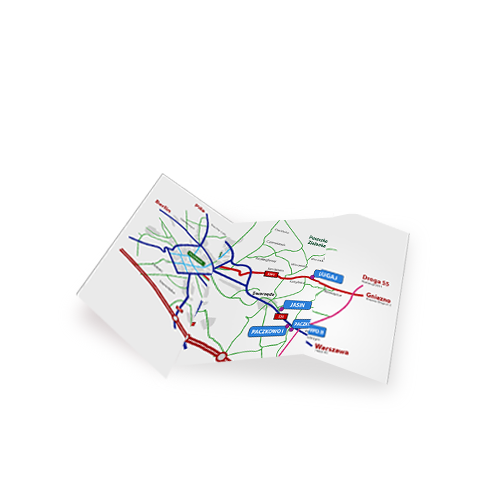
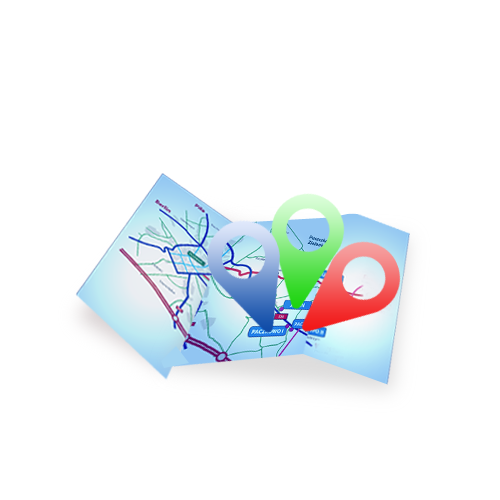
The second w=500, h=500 image is a revision of the first. Changes to its layers:
added group "Group 1" with 15 layers above "Background" over [76, 173, 410, 385]
added layer "Layer 7 copy" in group "Group 1" over [207, 219, 281, 334]
added layer "Layer 7 copy 2" in group "Group 1" over [301, 241, 401, 333]
added layer "Layer 7" in group "Group 1" over [270, 193, 345, 310]
added layer "Shape 5" in group "Group 1" over [161, 346, 189, 368]
moved "Layer 3" into group "Group 1", painted on it over [300, 213, 410, 385]
moved "Layer 2" into group "Group 1" over [174, 217, 337, 367]
moved "Shape 3" into group "Group 1" over [149, 205, 410, 385]
moved "Layer 1" into group "Group 1" over [76, 173, 240, 381]
moved "Shape 2" into group "Group 1" over [76, 187, 257, 381]
